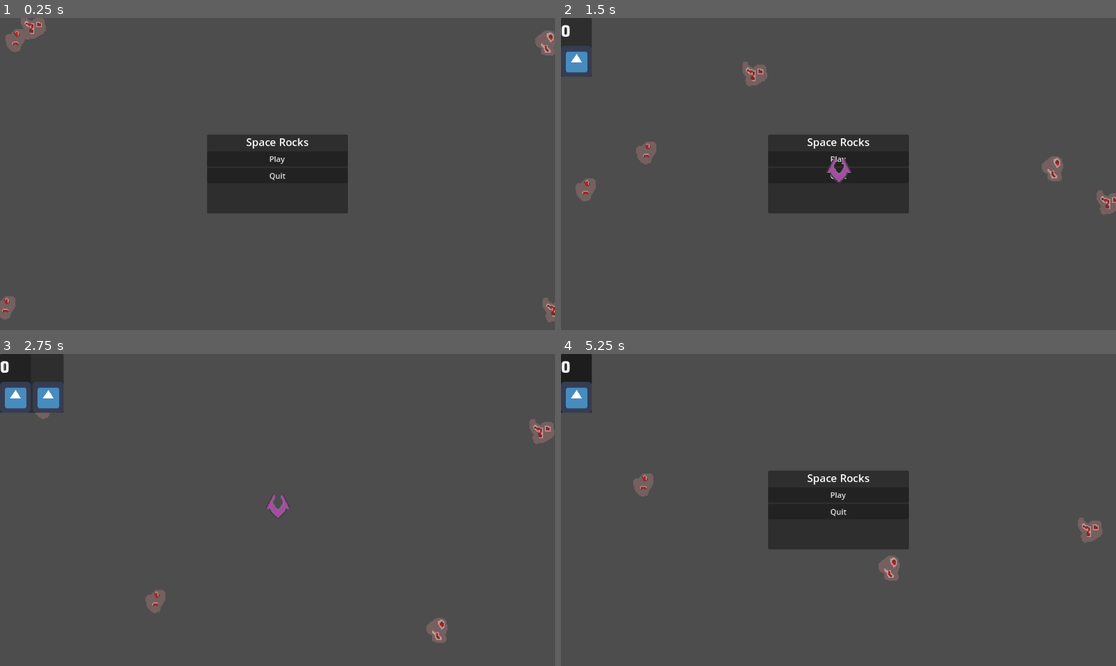
Above: before the commit, frames 1-4 (two rows, left to right).
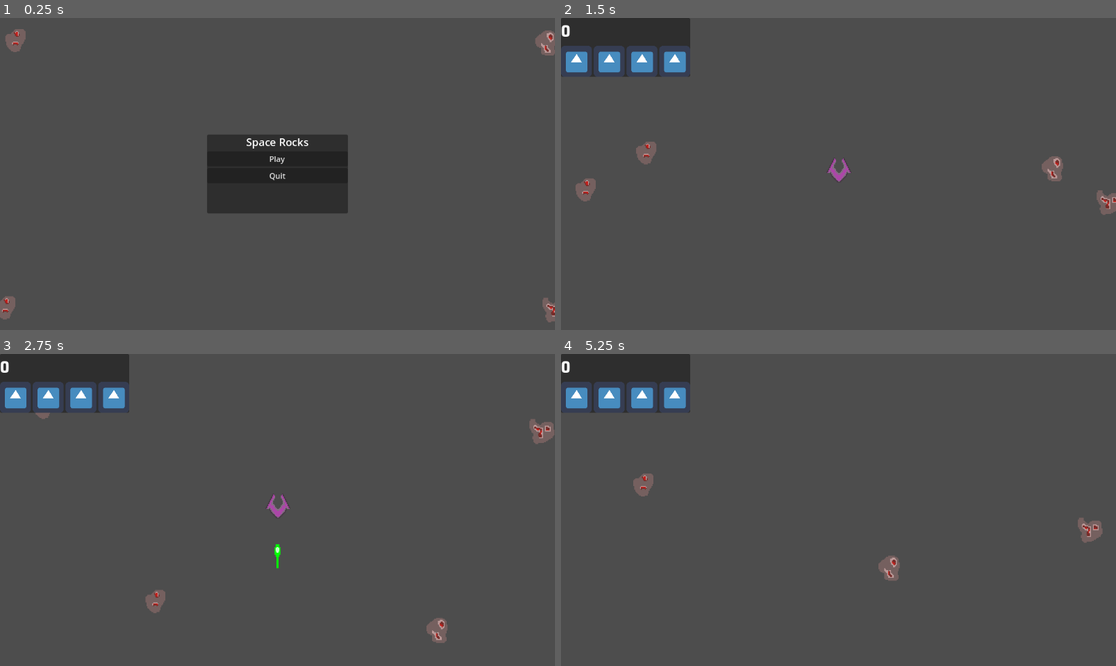
Above: after the commit, the same moments.

Repository: unblinky/space-rocks
Game: Godot game, scene res://Main/Main.tscn
Same seed, same stepped clock (60 frames per second), same inputs: the game is played once before the commit and once after it. The engine's default icon, where the game draws it, is replaced by a stand-in: a white triangle on a blue panel in a dark square.
Inputs (mouse positions are in pixels of both pictures, inside the frame that each line leads up to):
- Up to frame 1 (0.25 s): no input
- Up to frame 2 (1.5 s): click "Play" at 0.5 s; move the mouse to (960, 158) at 1.27 s; tap Space (launch) at 1.35 s
- Up to frame 3 (2.75 s): click (277, 494) at 2 s, where only the run before the commit has a clickable "Play"
- Up to frame 4 (5.25 s): move the mouse to (727, 525) at 2.77 s; click (727, 525) at 2.85 s; tap Space (launch) at 3.05, 4.35 s; click (838, 494) at 3.5 s, where only the run before the commit has a clickable "Play"; move the mouse to (894, 441) at 4.27 s; move the mouse to (810, 572) at 5.02 s; right-click (810, 572) at 5.1 s

The runs differ from the first frame. In frame 1, 0.2% of the frame differs, in the area x 3-9%, y 0-7%; in frame 2, 8.9%, in the area x 5-63%, y 0-63%; in frame 3, 1.8%; in frame 4, 8.9%.

Commit message:
SpawnRocks.call_deferred(rock_count)

Diff:
--- a/Code/Main/Main.gd
+++ b/Code/Main/Main.gd
@@ -7,30 +7,36 @@
 @onready var timer: Timer = $Timer
 @onready var pause_menu: PauseMenu = $PauseMenu
 
-var rock_count = 5
+var rocks: Array[Rock]
+var rock_count = 3 # Increase for level dificulty.
 
 func _ready() -> void:
 	timer.timeout.connect(SpawnUFO)
 	pause_menu.show()
-	SpawnRocks(rock_count)
+	NextLevel()
+	#SpawnRocks(rock_count)
 
 func SpawnRocks(num: int):
 	for i in num:
 		var rock = ROCK.instantiate()
 		rock.main = self
 		add_child(rock)
+		rocks.append(rock)
 
 func SpawnUFO():
 	var ufo = UNIDENTIFIED_FLYING_OBJECT.instantiate()
 	ufo.position.y = randf_range(0, get_viewport().size.y)
 	add_child(ufo)
 
-func UpdateRockCount(delta_count: int):
-	rock_count += delta_count
-	if rock_count <= 0:
-		# FIXME: Flush error. queue_free?
-		SpawnRocks(3)
-		rock_count = 3
+func RemoveRock(rock: Rock):
+	rocks.erase(rock)
+	if rocks.is_empty():
+		# TODO: Add timer?
+		NextLevel()
+
+func NextLevel():
+	rock_count += 1
+	SpawnRocks.call_deferred(rock_count)
 
 func GameOver():
 	pause_menu.show()
--- a/Code/Player/Player.gd
+++ b/Code/Player/Player.gd
@@ -8,7 +8,7 @@
 @onready var lives_ui: HBoxContainer = $VBox/LivesUI
 
 var score: int = 0
-var lives: int = 2
+var lives: int = 5
 
 # Current ship in viewport.
 var ship: Ship
@@ -21,7 +21,6 @@
 func _process(delta: float) -> void:
 	if Input.is_action_just_pressed("launch"):
 		if self.ship == null and lives > 0:
-			main.GameOver() # FIXME: !!!!!!!!!!!!!!
 			SpawnShip()
 			UpdateLives(-1)
 
--- a/Code/Rock/Rock.gd
+++ b/Code/Rock/Rock.gd
@@ -18,7 +18,7 @@
 	position += velocity * delta
 
 func OnAreaEntered(area: Area2D):
-	print(area)
+	#print(area)
 	if area is Ship:
 		area.Destroy() # TODO: Add to `Ship.gd`.
 		Destroy()
@@ -29,5 +29,5 @@
 		Destroy()
 
 func Destroy():
-	main.UpdateRockCount(-1)
+	main.RemoveRock(self)
 	queue_free()
